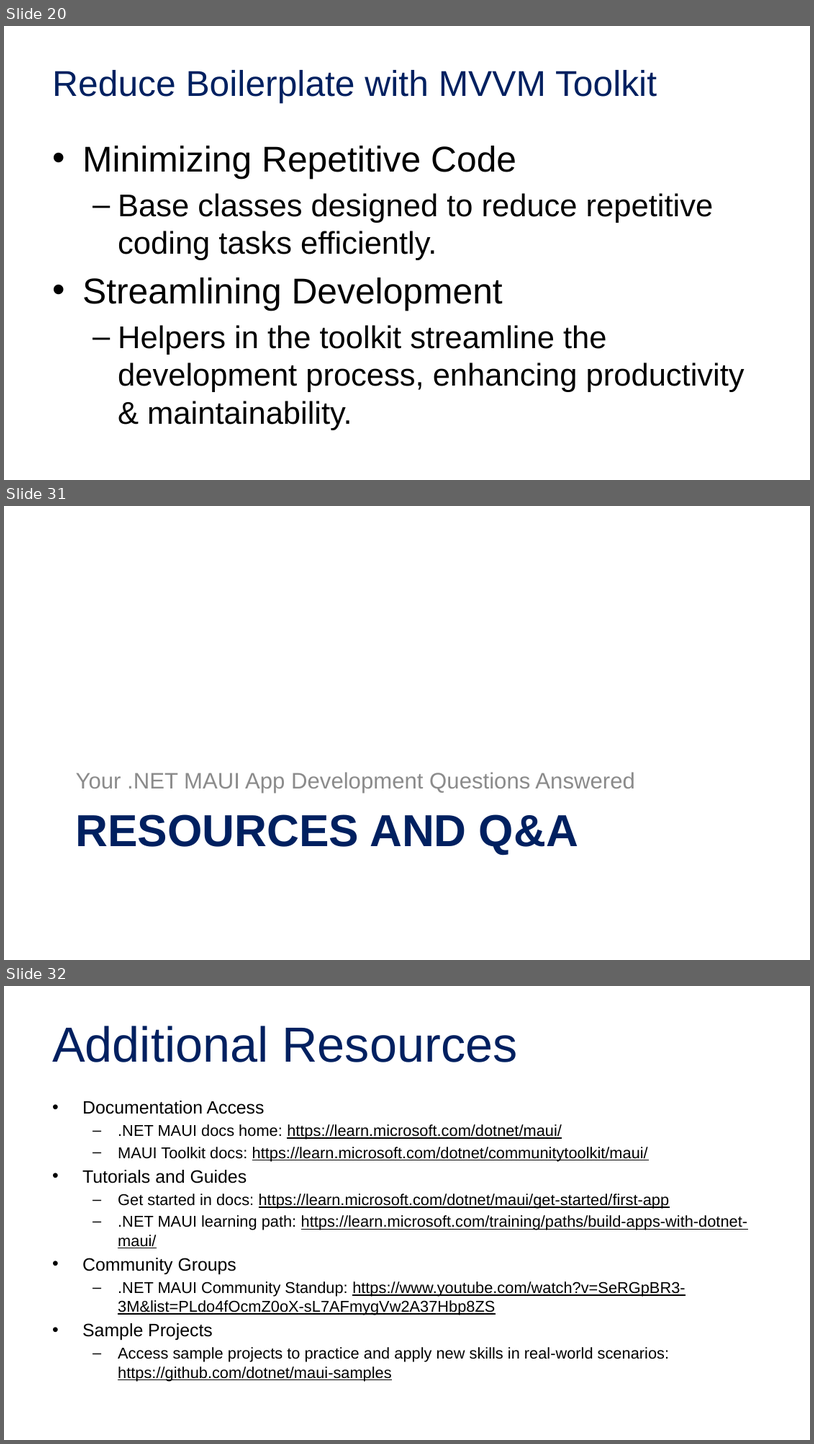
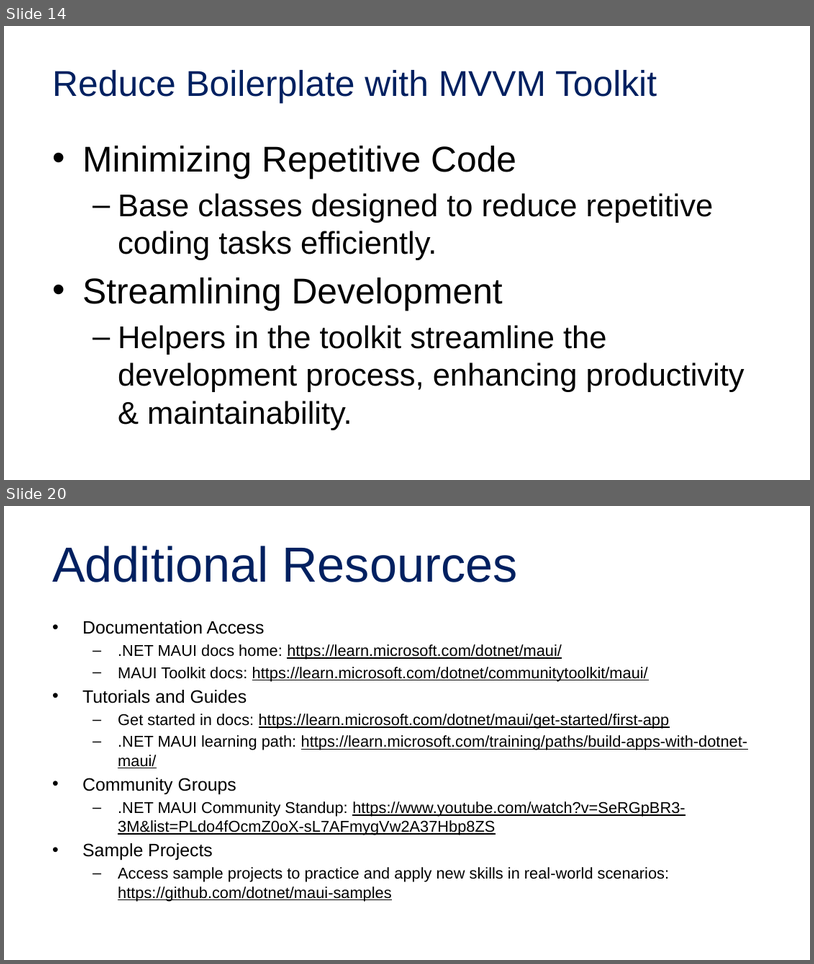
Before and after one commit to alvinashcraft/speaking, a slide deck: 2025/1116_VSLiveOrlando/Maui Toolkit/Create Multi-Platform Apps with .NET.pptx. Shown one above the other, each under a label of ours: slides 20, 31 and 32 before the commit, slides 14 and 20 after it; the slides between them are not shown. The pictures are 814x1444 and 814x964 pixels, drawn with LibreOffice and Linux fonts; fonts in the diff are those of the drawing; background and template pictures are left out. Boxes give left, top, right and bottom in pixels: in the first picture for what was removed or moved away, otherwise in the second. Text is boxed around its words. In the diff, an @@ line names an element or a change of style, - is before the commit and + after.

Commit message:
Simplify maui slides for live360 orlando

```diff
--- a/2025/1116_VSLiveOrlando/Maui Toolkit/Create Multi-Platform Apps with .NET.pptx
+++ b/2025/1116_VSLiveOrlando/Maui Toolkit/Create Multi-Platform Apps with .NET.pptx
@@ slide 31 removed at [4,506,810,960], background picture (left out) @@
@@ text removed at [76,772,635,793] @@
-Your .NET MAUI App Development Questions Answered
@@ title removed at [76,814,579,854] @@
-RESOURCES AND Q&A
@@ what was slide 20 is now slide 14 @@
@@ what was slide 32 is now slide 20 @@
```
Also in this commit, not shown: 10 slides changed, 11 other slides removed.
